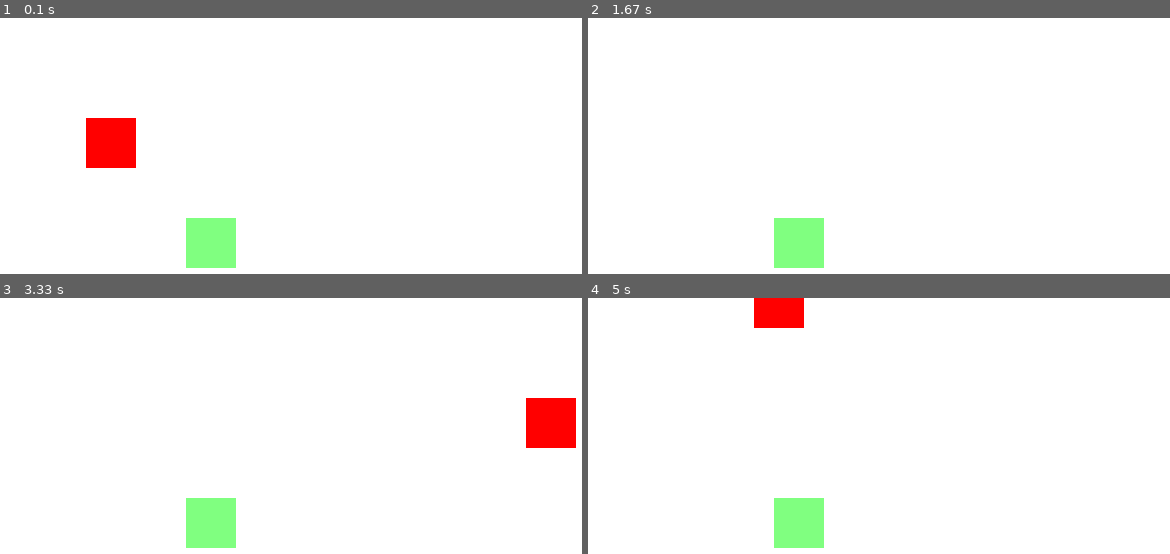
Above: before the commit, frames 1-4 (two rows, left to right).
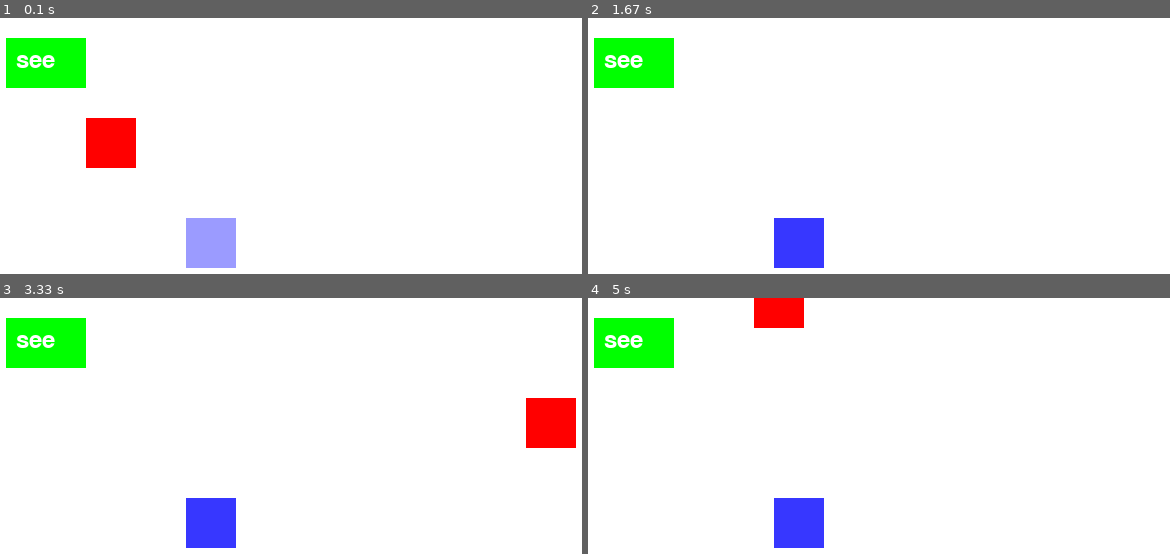
Above: after the commit, the same moments.

Repository: an0unym0us3/genesis_mk1
Game: pygame game, started from neil_collision.py
Two runs of this game, one before a commit and one after it. Both use one fixed random seed, a clock stepped at 60 frames per second and the inputs below.
Inputs (mouse positions are in pixels of both pictures, inside the frame that each line leads up to):
- Up to frame 1 (0.1 s): no input
- Up to frame 2 (1.67 s): click (634, 64) at 0.38 s, where only the run after the commit has a clickable "see"; click (634, 64) at 0.72 s, where only the run after the commit has a clickable "see"; hold Right 1-1.47 s; hold Up from 1.5 s (still down)
- Up to frame 3 (3.33 s): release Up at 1.8 s; hold Down 2.9-3.2 s; hold Left from 3.23 s (still down)
- Up to frame 4 (5 s): release Left at 3.63 s; hold Up 3.67-4.03 s; hold Down from 4.73 s (still down)

The runs differ from the first frame. In frame 1, 4.2% of the frame differs, in the area x 1-41%, y 7-98%; in frame 2, 4.2%; in frame 3, 4.2%; in frame 4, 4.2%.

Commit message:
Made invisibility toggleble
a button can now be pressed to make it invisible or not. The button is very crude but does its job.

Diff:
--- a/neil_collision.py
+++ b/neil_collision.py
@@ -17,12 +17,18 @@
 # Set up colors
 white = (255, 255, 255)
 red = (255, 0, 0)
-trans_color = (0, 255, 0,127)
+btn_color = (0, 255, 0)
+trans_color = [0, 0, 255, 100]
 
 # Set up rectangles
 rect1 = pygame.Rect(100, 100, 50, 50)
 rect2 = pygame.Rect(200, 200, 50, 50)
 
+font = pygame.font.Font(None, 36)
+
+# Set up toggle button
+toggle_button = pygame.Rect(20, 20, 80, 50)
+toggle_text = font.render("see", True, white)
 # Set up clock
 clock = pygame.time.Clock()
 
@@ -32,6 +38,15 @@
         if event.type == pygame.QUIT:
             pygame.quit()
             sys.exit()
+        elif event.type == pygame.MOUSEBUTTONDOWN and event.button == 1:
+            # Toggle the red RGB value on button click
+            if toggle_button.collidepoint(event.pos):
+                if trans_color[3] > 0:
+                    trans_color[3] = 0
+                else:
+                    trans_color[3] = 200
+
+
 
     # Save the previous position of rect1
     prev_rect1_pos = rect1.topleft
@@ -57,10 +72,11 @@
 
     # Draw rectangles using the draw_rect_alpha function
     draw_rect_alpha(screen, red, rect1)
-    draw_rect_alpha(screen,trans_color, rect2)
+    draw_rect_alpha(screen, trans_color, rect2)
+    pygame.draw.rect(screen, btn_color, toggle_button)
+    screen.blit(toggle_text, (30, 30))
 
     # Update the display
     pygame.display.flip()
-
     # Cap the frame rate
     clock.tick(60)
